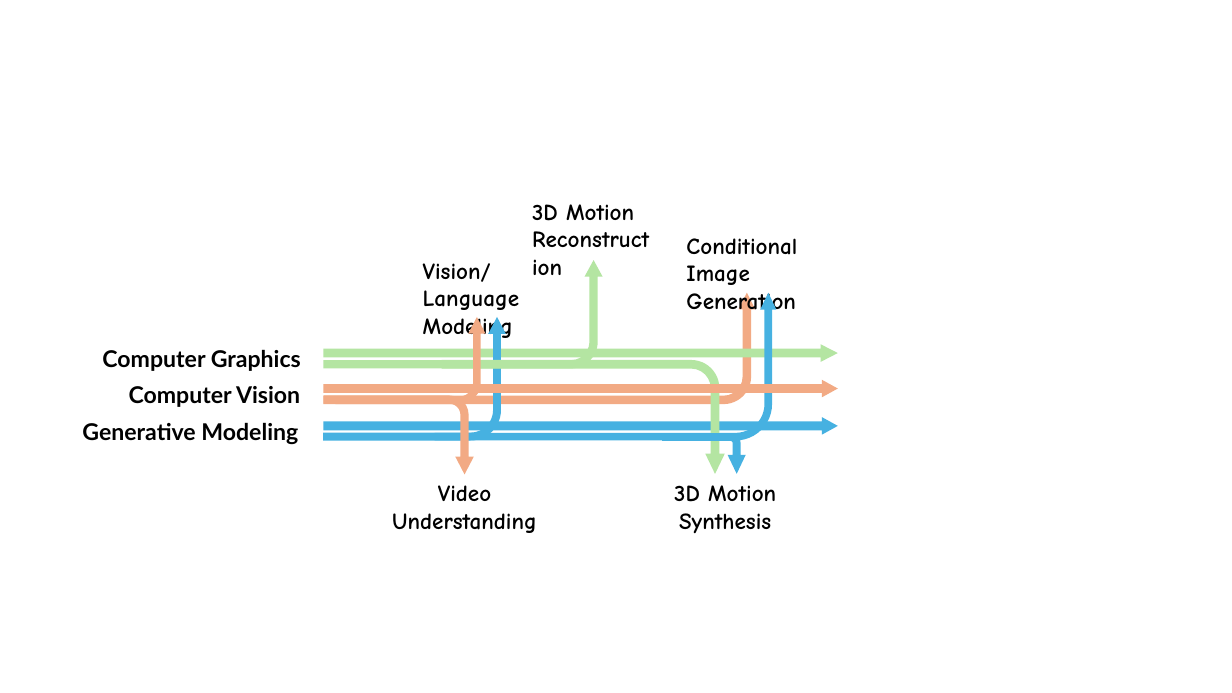
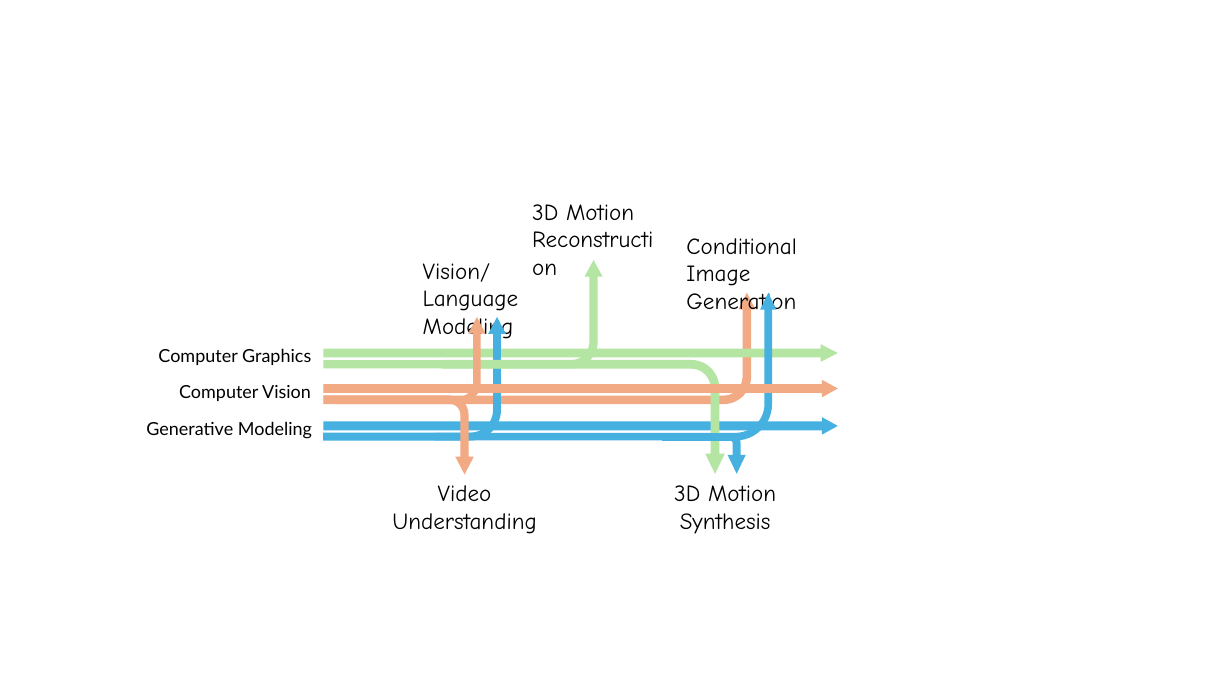
Before and after one commit to ofir1080/personal-webpage, a slide deck: slide 1 of images/research_path.pptx. Drawn at 1232x693 pixels with LibreOffice and Linux fonts; fonts in the diff are those of the drawing. Boxes give left, top, right and bottom in pixels: in the first picture for what was removed or moved away, otherwise in the second. Text is boxed around its words. In the diff, an @@ line names an element or a change of style, - is before the commit and + after.

```diff
--- a/images/research_path.pptx
+++ b/images/research_path.pptx
@@ bold off in 5 elements at bbox=[392, 485, 536, 534], bbox=[423, 263, 519, 342], bbox=[532, 204, 634, 220], bbox=[674, 485, 776, 534], bbox=[686, 238, 796, 316] @@
@@ text "Computer Graphics": place and size @@
-text "Computer Graphics" at bbox=[102, 349, 301, 371]
+text "Computer Graphics" at bbox=[158, 348, 311, 365]
@@ text "Computer Vision": place and size @@
-text "Computer Vision" at bbox=[129, 386, 300, 407]
+text "Computer Vision" at bbox=[179, 385, 311, 401]
@@ size 18 to 14 pt, bold off in 3 elements at bbox=[179, 385, 311, 401], bbox=[158, 348, 311, 365], bbox=[146, 421, 312, 439] @@
@@ text "Generative Modeling": place and size @@
-text "Generative Modeling" at bbox=[82, 422, 298, 444]
+text "Generative Modeling" at bbox=[146, 421, 312, 439]
```
Also in this commit, not shown: 2 other files.
